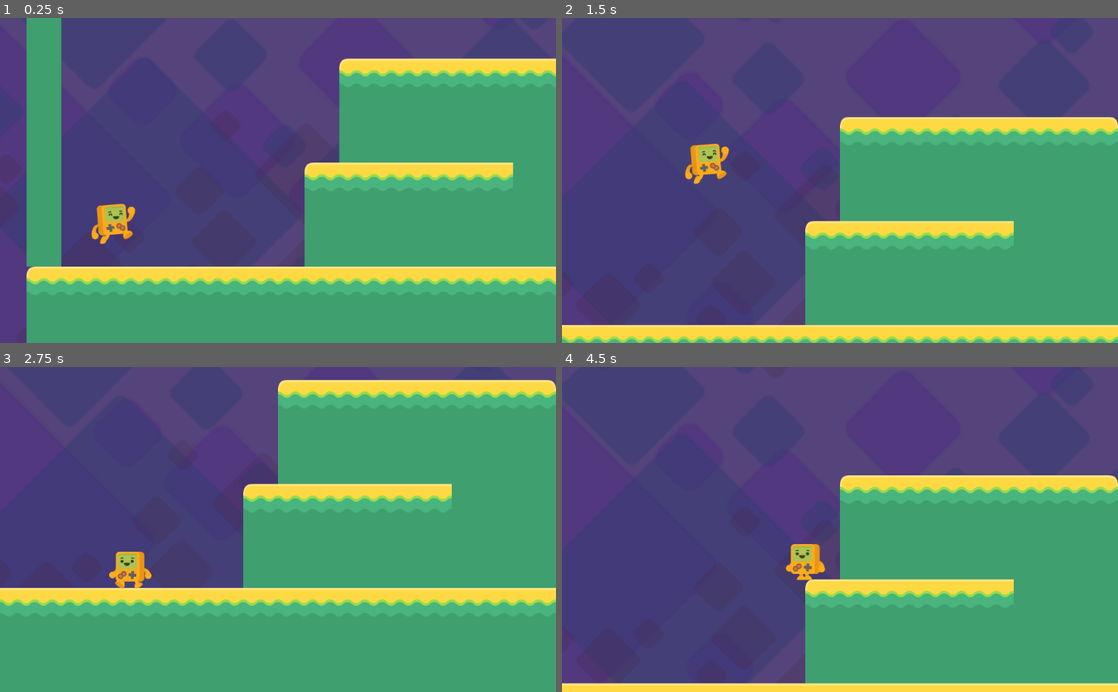
Above: before the commit, frames 1-4 (two rows, left to right).
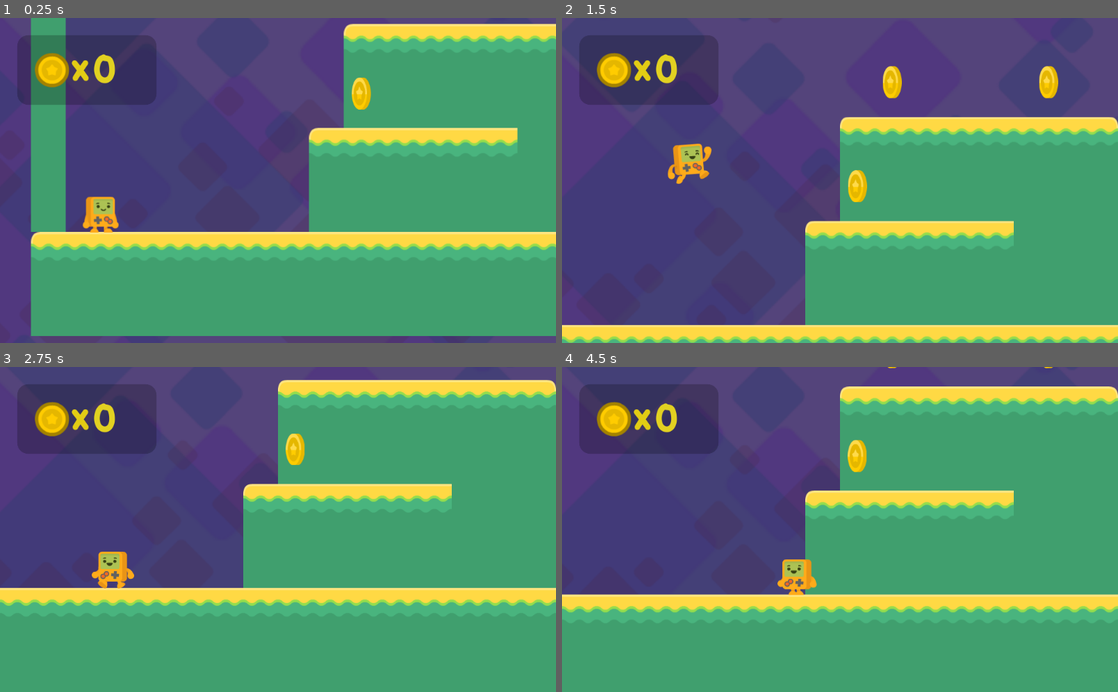
Above: after the commit, the same moments.

Repository: Mattmos99/GodotPlatformer
Game: Godot game, scene res://Level1.tscn
Two runs of this game, one before a commit and one after it. Both use one fixed random seed, a clock stepped at 60 frames per second and the inputs below.
Inputs:
- Up to frame 1 (0.25 s): no input
- Up to frame 2 (1.5 s): hold Right (right) from 0.53 s (still down); tap Space (jump) at 0.77 s
- Up to frame 3 (2.75 s): tap Space (jump) at 1.52 s; release Right (right) at 2.03 s; hold Left (left) from 2.03 s (still down)
- Up to frame 4 (4.5 s): release Left (left) at 2.78 s; hold Right (right) 2.78-4.28 s; tap Space (jump) at 3.02, 3.77 s; hold Left (left) from 4.28 s (still down)

The runs differ from the first frame. In frame 1, 32% of the frame differs, in the area x 3-100%, y 0-100%; in frame 2, 7.1%; in frame 3, 6.4%; in frame 4, 43%, in the area x 0-100%, y 0-100%.

Commit message:
coins + HUD

Diff:
--- /dev/null
+++ b/Platformer/Coin.gd
@@ -0,0 +1,16 @@
+extends Area2D
+
+signal coin_collected
+
+func _ready():
+	pass
+
+
+func _on_Coin_body_entered(body):
+	$AnimationPlayer.play("bounce")
+	emit_signal("coin_collected")
+	set_collision_mask_bit(0,false)
+
+
+func _on_AnimationPlayer_animation_finished(anim_name):
+	queue_free()
--- /dev/null
+++ b/Platformer/Coin.tscn
@@ -0,0 +1,64 @@
+[gd_scene load_steps=6 format=2]
+
+[ext_resource path="res://Coin.gd" type="Script" id=1]
+[ext_resource path="res://coin_spriteframes.tres" type="SpriteFrames" id=2]
+
+[sub_resource type="CircleShape2D" id=1]
+radius = 43.0116
+
+[sub_resource type="Animation" id=2]
+length = 0.001
+tracks/0/type = "value"
+tracks/0/path = NodePath("AnimatedSprite:position")
+tracks/0/interp = 1
+tracks/0/loop_wrap = true
+tracks/0/imported = false
+tracks/0/enabled = true
+tracks/0/keys = {
+"times": PoolRealArray( 0 ),
+"transitions": PoolRealArray( 1 ),
+"update": 0,
+"values": [ Vector2( 0, 0 ) ]
+}
+
+[sub_resource type="Animation" id=3]
+resource_name = "bounce"
+length = 0.55
+step = 0.05
+tracks/0/type = "value"
+tracks/0/path = NodePath("AnimatedSprite:position")
+tracks/0/interp = 1
+tracks/0/loop_wrap = true
+tracks/0/imported = false
+tracks/0/enabled = true
+tracks/0/keys = {
+"times": PoolRealArray( 0, 0.4, 0.55 ),
+"transitions": PoolRealArray( 1, 1, 1 ),
+"update": 0,
+"values": [ Vector2( 0, 0 ), Vector2( 0, -189 ), Vector2( 0, -66 ) ]
+}
+
+[node name="Coin" type="Area2D"]
+position = Vector2( 0, -128 )
+scale = Vector2( 0.7, 0.7 )
+collision_layer = 0
+script = ExtResource( 1 )
+__meta__ = {
+"_edit_group_": true
+}
+
+[node name="CollisionShape2D" type="CollisionShape2D" parent="."]
+shape = SubResource( 1 )
+
+[node name="AnimatedSprite" type="AnimatedSprite" parent="."]
+frames = ExtResource( 2 )
+animation = "spin"
+frame = 1
+playing = true
+
+[node name="AnimationPlayer" type="AnimationPlayer" parent="."]
+anims/RESET = SubResource( 2 )
+anims/bounce = SubResource( 3 )
+
+[connection signal="body_entered" from="." to="." method="_on_Coin_body_entered"]
+[connection signal="animation_finished" from="AnimationPlayer" to="." method="_on_AnimationPlayer_animation_finished"]
--- /dev/null
+++ b/Platformer/HUD.gd
@@ -0,0 +1,15 @@
+extends CanvasLayer
+
+var coins = 0
+
+func _ready():
+	$Coins.text = String(coins)
+
+func _physics_process(delta):
+	if coins == 3 :
+		get_tree().change_scene("res://Level1.tscn")
+
+
+func _on_coin_collected():
+	coins = coins + 1
+	_ready()
--- a/Platformer/Level1.tscn
+++ b/Platformer/Level1.tscn
@@ -1,10 +1,14 @@
-[gd_scene load_steps=9 format=2]
+[gd_scene load_steps=16 format=2]
 
 [ext_resource path="res://world_tileset.tres" type="TileSet" id=1]
 [ext_resource path="res://Steve.tscn" type="PackedScene" id=2]
 [ext_resource path="res://pass_tileset.tres" type="TileSet" id=3]
 [ext_resource path="res://Assets/PNG/Background/set2_background.png" type="Texture" id=4]
 [ext_resource path="res://Assets/PNG/Background/set2_tiles.png" type="Texture" id=5]
+[ext_resource path="res://Coin.tscn" type="PackedScene" id=6]
+[ext_resource path="res://Assets/fonts/BalsamiqSans-Bold.ttf" type="DynamicFontData" id=7]
+[ext_resource path="res://Assets/PNG/HUD/coin_gold.png" type="Texture" id=8]
+[ext_resource path="res://HUD.gd" type="Script" id=9]
 
 [sub_resource type="RectangleShape2D" id=1]
 extents = Vector2( 193, 32 )
@@ -15,15 +19,34 @@
 [sub_resource type="RectangleShape2D" id=3]
 extents = Vector2( 1344, 192 )
 
+[sub_resource type="StyleBoxFlat" id=4]
+bg_color = Color( 0, 0, 0, 0.219608 )
+corner_radius_top_left = 20
+corner_radius_top_right = 20
+corner_radius_bottom_right = 20
+corner_radius_bottom_left = 20
+
+[sub_resource type="DynamicFont" id=5]
+size = 72
+font_data = ExtResource( 7 )
+
+[sub_resource type="DynamicFont" id=6]
+size = 72
+font_data = ExtResource( 7 )
+
 [node name="Level1" type="Node2D"]
 
 [node name="TileMap solid" type="TileMap" parent="."]
 tile_set = ExtResource( 1 )
+collision_layer = 2
+collision_mask = 49
 format = 1
 tile_data = PoolIntArray( -196593, 4, 0, -196592, 5, 0, -65516, 4, 0, -65515, 2, 0, -65514, 2, 0, -65513, 2, 0, -65512, …(2439 unchanged characters)…
 
 [node name="TileMap one way" type="TileMap" parent="."]
 tile_set = ExtResource( 3 )
+collision_layer = 2
+collision_mask = 49
 format = 1
 tile_data = PoolIntArray( 196599, 1, 0, 196600, 2, 0, 196601, 2, 0, 196602, 2, 0, 196603, 2, 0, 196604, 2, 0, 196605, 2 …(621 unchanged characters)…
 
@@ -40,7 +63,7 @@
 one_way_collision = true
 
 [node name="Steve" parent="." instance=ExtResource( 2 )]
-position = Vector2( -992, 352 )
+position = Vector2( -1024, 448 )
 
 [node name="Camera2D" type="Camera2D" parent="Steve"]
 current = true
@@ -100,6 +123,7 @@
 
 [node name="FallZone" type="Area2D" parent="."]
 position = Vector2( 1344, 960 )
+collision_layer = 4
 __meta__ = {
 "_edit_group_": true
 }
@@ -107,4 +131,66 @@
 [node name="CollisionShape2D" type="CollisionShape2D" parent="FallZone"]
 shape = SubResource( 3 )
 
+[node name="HUD" type="CanvasLayer" parent="."]
+script = ExtResource( 9 )
+
+[node name="Panel" type="Panel" parent="HUD"]
+margin_left = 32.0
+margin_top = 32.0
+margin_right = 288.0
+margin_bottom = 160.0
+custom_styles/panel = SubResource( 4 )
+__meta__ = {
+"_edit_use_anchors_": false
+}
+
+[node name="TextureRect" type="TextureRect" parent="HUD"]
+margin_left = 64.0
+margin_top = 64.0
+margin_right = 128.0
+margin_bottom = 128.0
+texture = ExtResource( 8 )
+expand = true
+__meta__ = {
+"_edit_use_anchors_": false
+}
+
+[node name="x" type="Label" parent="HUD"]
+margin_left = 132.0
+margin_top = 51.0
+margin_right = 164.0
+margin_bottom = 138.0
+custom_colors/font_color = Color( 0.886275, 0.8, 0.0784314, 1 )
+custom_fonts/font = SubResource( 5 )
+text = "x"
+__meta__ = {
+"_edit_use_anchors_": false
+}
+
+[node name="Coins" type="Label" parent="HUD"]
+margin_left = 170.0
+margin_top = 55.0
+margin_right = 266.0
+margin_bottom = 142.0
+custom_colors/font_color = Color( 0.886275, 0.819608, 0.129412, 1 )
+custom_fonts/font = SubResource( 6 )
+text = "##"
+__meta__ = {
+"_edit_use_anchors_": false
+}
+
+[node name="Coins" type="Node2D" parent="."]
+
+[node name="Coin" parent="Coins" instance=ExtResource( 6 )]
+position = Vector2( -544, 256 )
+
+[node name="Coin2" parent="Coins" instance=ExtResource( 6 )]
+position = Vector2( -480, 64 )
+
+[node name="Coin3" parent="Coins" instance=ExtResource( 6 )]
+position = Vector2( -192, 64 )
+
 [connection signal="body_entered" from="FallZone" to="Steve" method="_on_FallZone_body_entered"]
+[connection signal="coin_collected" from="Coins/Coin" to="HUD" method="_on_coin_collected"]
+[connection signal="coin_collected" from="Coins/Coin2" to="HUD" method="_on_coin_collected"]
+[connection signal="coin_collected" from="Coins/Coin3" to="HUD" method="_on_coin_collected"]
--- a/Platformer/Steve.gd
+++ b/Platformer/Steve.gd
@@ -1,6 +1,7 @@
 extends KinematicBody2D
 
 var velocity = Vector2(0,0)
+var coins = 0
 const speed = 180
 const gravity = 35
 const jumpforce = -1100
@@ -33,6 +34,5 @@
 
 
 
-
 func _on_FallZone_body_entered(body):
 	get_tree().change_scene("res://Level1.tscn")
--- a/Platformer/Steve.tscn
+++ b/Platformer/Steve.tscn
@@ -8,6 +8,7 @@
 height = 12.0
 
 [node name="Steve" type="KinematicBody2D"]
+collision_mask = 30
 script = ExtResource( 2 )
 __meta__ = {
 "_edit_group_": true
--- /dev/null
+++ b/Platformer/coin_spriteframes.tres
@@ -0,0 +1,13 @@
+[gd_resource type="SpriteFrames" load_steps=4 format=2]
+
+[ext_resource path="res://Assets/PNG/Coin/gold_3.png" type="Texture" id=1]
+[ext_resource path="res://Assets/PNG/Coin/gold_1.png" type="Texture" id=2]
+[ext_resource path="res://Assets/PNG/Coin/gold_2.png" type="Texture" id=3]
+
+[resource]
+animations = [ {
+"frames": [ ExtResource( 2 ), ExtResource( 3 ), ExtResource( 1 ) ],
+"loop": true,
+"name": "spin",
+"speed": 5.0
+} ]
--- a/Platformer/project.godot
+++ b/Platformer/project.godot
@@ -34,6 +34,15 @@
  ]
 }
 
+[layer_names]
+
+2d_physics/layer_1="player"
+2d_physics/layer_2="platform"
+2d_physics/layer_3="fallzone"
+2d_physics/layer_4="item"
+2d_physics/layer_5="enemy"
+2d_physics/layer_6="fireball"
+
 [physics]
 
 common/enable_pause_aware_picking=true
Binary file added: Platformer/Assets/PNG/Coin/gold_1.png
Not shown, added: Platformer/Assets/PNG/Coin/gold_1.png.import
Binary file added: Platformer/Assets/PNG/Coin/gold_2.png
Not shown, added: Platformer/Assets/PNG/Coin/gold_2.png.import
Binary file added: Platformer/Assets/PNG/Coin/gold_3.png
Not shown, added: Platformer/Assets/PNG/Coin/gold_3.png.import
Binary file added: Platformer/Assets/PNG/HUD/coin_gold.png
Not shown, added: Platformer/Assets/PNG/HUD/coin_gold.png.import
Binary file added: Platformer/Assets/fonts/BalsamiqSans-Bold.ttf
